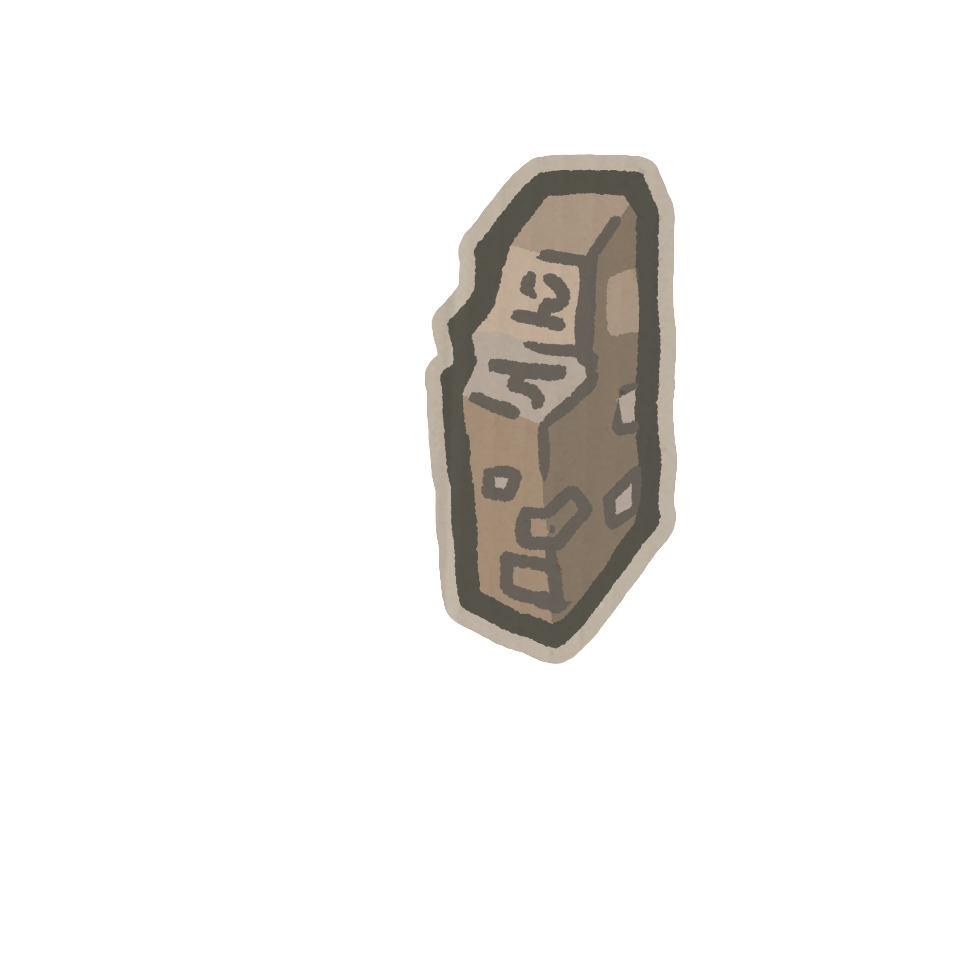
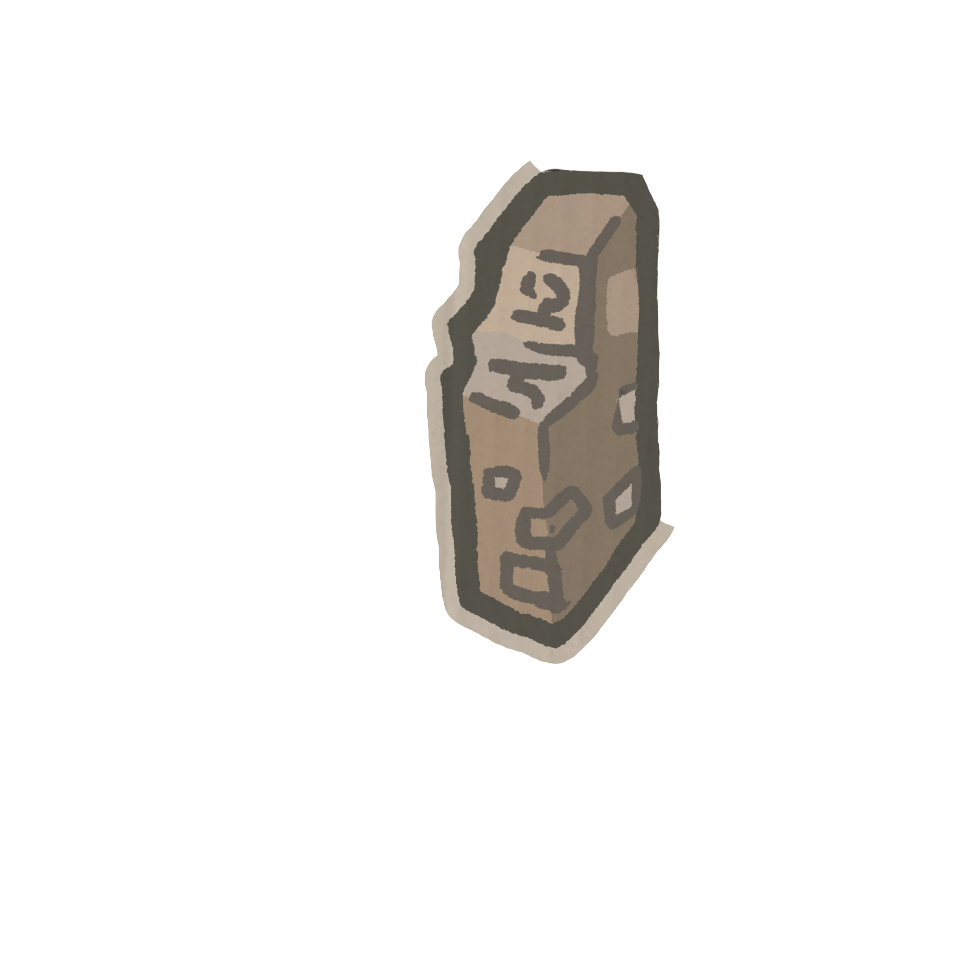
Before/after of a 970x970 layered artwork. What changed in the layer stack:
pixels changed over 530, 154, 677, 527 (layer not identified)
